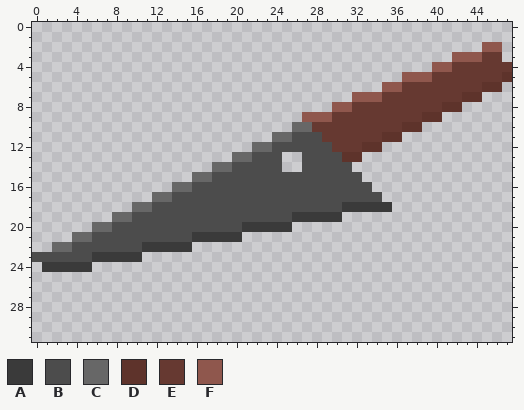
Two versions of one pixel-art sprite, assets/sprites/knife.png. The picture above is the old version.
The file is 48x32 pixels.
Palette (. is transparent): A #3a3a3a  B #4c4c4c  C #676767  D #5e332b  E #663931  F #8f574d
Pixels before, first column x 0:
 2 .............................................FF.
 3 ..........................................FFFEE.
 4 ........................................FFEEEEEE
 5 .....................................FFFEEEEEEED
 6 ...................................FFEEEEEEEEDD.
 7 ................................FFFEEEEEEEEDD...
 8 ..............................FFEEEEEEEEEDD.....
 9 ...........................FFFEEEEEEEEEDD.......
10 ..........................CCEEEEEEEEEDD.........
11 ........................CCBBBEEEEEEDD...........
12 ......................CCBBBBBBEEEDD.............
13 ....................CCBBB..BBBBDD...............
14 ..................CCBBBBB..BBBBB................
15 ................CCBBBBBBBBBBBBBBB...............
16 ..............CCBBBBBBBBBBBBBBBBBB..............
17 ............CCBBBBBBBBBBBBBBBBBBBBB.............
18 ..........CCBBBBBBBBBBBBBBBBBBBAAAAA............
19 ........CCBBBBBBBBBBBBBBBBAAAAA.................
20 ......CCBBBBBBBBBBBBBAAAAA......................
21 ....CCBBBBBBBBBBAAAAA...........................
22 ..CCBBBBBBBAAAAA................................
23 BBBBBBAAAAA.....................................
24 .AAAAA..........................................
Once edited:
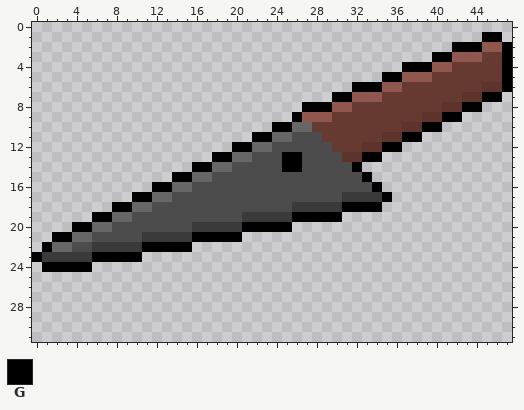
Colours new in this view: G #000000
The edit:
Changed rows in their new state; - is an unchanged pixel.
first column x 0:
 1 ---------------------------------------------GG-
 2 ------------------------------------------GGG--G
 3 ----------------------------------------GG-----G
 4 -------------------------------------GGG-------G
 5 -----------------------------------GG----------G
 6 --------------------------------GGG------------G
 7 ------------------------------GG-------------GG-
 8 ---------------------------GGG-------------GG---
 9 --------------------------G--------------GG-----
10 ------------------------GG-------------GG-------
11 ----------------------GG-------------GG---------
12 --------------------GG-------------GG-----------
13 ------------------GG-----GG------GG-------------
14 ----------------GG-------GG-----G---------------
15 --------------GG-----------------G--------------
16 ------------GG--------------------G-------------
17 ----------GG-------------------AAAAG------------
18 --------GG----------------AAAAAGGGG.------------
19 ------GG-------------AAAAAGGGGG-----------------
20 ----GG----------AAAAAGGGGG----------------------
21 --GG-------AAAAAGGGGG---------------------------
22 -G----AAAAAGGGGG--------------------------------
23 GAAAAAGGGGG-------------------------------------
24 -GGGGG------------------------------------------
Changed places in both pictures, as pixel boxes (x1, y1, x2, y2):
changed: (32, 32, 512, 272)
